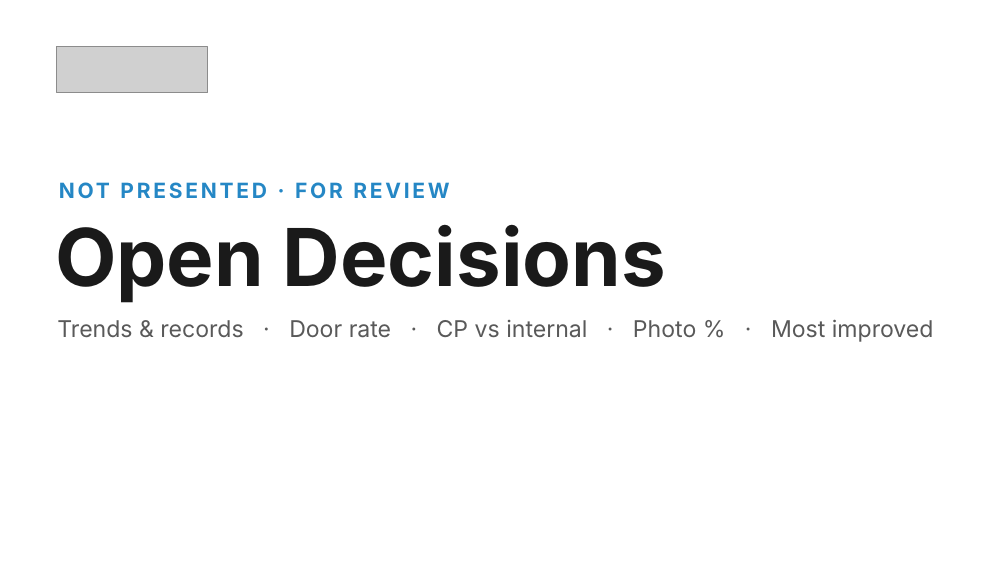
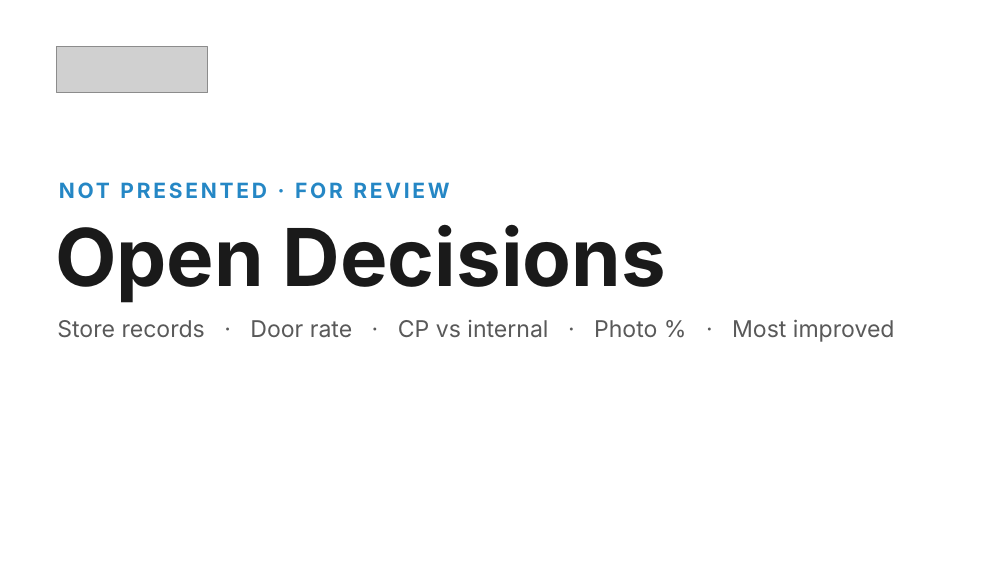
Before and after one commit to Ndresner/Noah, a slide deck: slide 192 of day2-deck/decks/Fixed Ops - Day 2 Example Test Deck.pptx. Drawn at 1008x567 pixels with LibreOffice and Linux fonts; fonts in the diff are those of the drawing; grey boxes stand for pictures. Boxes give left, top, right and bottom in pixels: in the first picture for what was removed or moved away, otherwise in the second. Text is boxed around its words. In the diff, an @@ line names an element or a change of style, - is before the commit and + after.

```diff
--- a/day2-deck/decks/Fixed Ops - Day 2 Example Test Deck.pptx
+++ b/day2-deck/decks/Fixed Ops - Day 2 Example Test Deck.pptx
@@ text at (57, 319, 895, 342): text changed @@
-Trends & records · Door rate · CP vs internal · Photo % · Most improved
+Store records · Door rate · CP vs internal · Photo % · Most improved
```
Also in this commit, not shown: 2 slides removed, 4 other files.
